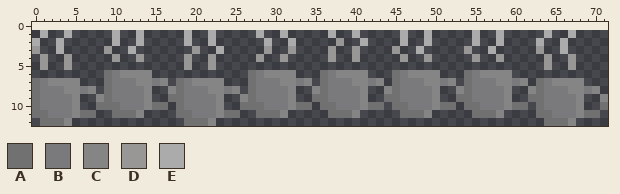
Sprite sheet: www/img/cup.png. Above, as it was before the edit.
The file is 72x12 pixels. The old version is drawn lined up with the new one, on the new canvas.
Palette (. is transparent): A #717171  B #7a7a7c  C #858585  D #989796  E #ababab
Pixels before, first column x 0:
 1 .E..E.....E..E.....E..E.....E..E.....E..E.....E..E.....E..E.....E..E....
 2 E..E......E..E.....E..E......E..E.....D..E....E..E.....E..E....E..E.....
 3 D..E.....D..E.......D..E.....D..D....D..D....D..E.....D..E.....D..E.....
 4 .D..D.....D..D.....D..D.....D..D.....D..D.....D..D.....D..D.....D..D....
 5 .D..D..............D..D.........................................D..D....
 6 .........ABCCCC............ABCCCC...ABCCCC...ABCCCC...ABCCCC............
 7 ABCCCC...ABBBCCBC.ABCCCC...ABBBCCBC.ABBBCCBC.ABBBCCBC.ABBBCCBC.ABCCCC...
 8 ABBBCCBC.ABBBBC..CABBBCCBC.ABBBBC..CABBBBC..CABBBBC..CABBBBC..CABBBCCBC.
 9 ABBBBC..CABBBBC..AABBBBC..CABBBBC..AABBBBC..AABBBBC..AABBBBC..AABBBBC..C
10 ABBBBC..AAABBBCAA.ABBBBC..AAABBBCAA.AABBBCAA.AABBBCAA.AABBBCAA.ABBBBC..A
11 AABBBCAA..AAAC....AABBBCAA..AAAC.....AAAC.....AAAC.....AAAC....AABBBCAA.
12 .AAAC..............AAAC.........................................AAAC....
Once edited:
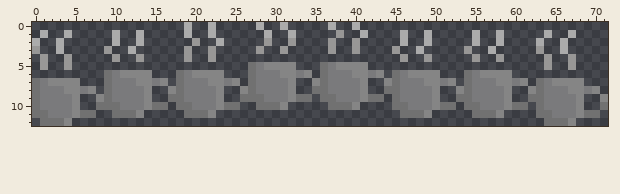
Diff:
canvas 72x12 -> 72x13, the old top-left corner now at 0,1
y 0: x 19 . -> E; x 22 . -> E; x 28 . -> E; x 31 . -> E; x 37 . -> E; x 40 . -> E
y 1: x 28..29 E. -> .E; x 31..32 E. -> .E; x 37..38 E. -> .D; x 40..41 E. -> .E
y 2: x 19..20 E. -> .D; x 22..23 E. -> .E; x 29 E -> D; x 32 E -> D; x 37..38 .D -> D.; x 40..41 .E -> D.
y 3: x 19..20 .D -> D.; x 22..23 .E -> D.; x 28..29 .D -> D.; x 31..32 .D -> D.
y 4: x 28 D -> .; x 31 D -> .; x 37 D -> .; x 40 D -> .
y 5: x 19 D -> .; x 22 D -> .; x 27..32 ...... -> ABCCCC; x 36..41 ...... -> ABCCCC
y 6: x 18..23 ...... -> ABCCCC; x 29..30 CC -> BB; x 33..34 .. -> BC; x 38..39 CC -> BB; x 42..43 .. -> BC
y 7: x 20..21 CC -> BB; x 24..25 .. -> BC; x 31 C -> B; x 33..35 BC. -> ..C; x 40 C -> B; x 42..44 BC. -> ..C
y 8: x 22 C -> B; x 24..26 BC. -> ..C; x 35 C -> A; x 44 C -> A
y 9: x 26 C -> A; x 28 B -> A; x 33..35 ..A -> AA.; x 37 B -> A; x 42..44 ..A -> AA.
y 10: x 19 B -> A; x 24..27 ..AA -> AA..; x 29..34 BBBCAA -> AAC...; x 36 A -> .; x 38..43 BBBCAA -> AAC...
y 11: x 18 A -> .; x 20..25 BBBCAA -> AAC...; x 28..31 AAAC -> ....; x 37..40 AAAC -> ....
y 12: x 19..22 AAAC -> ....
